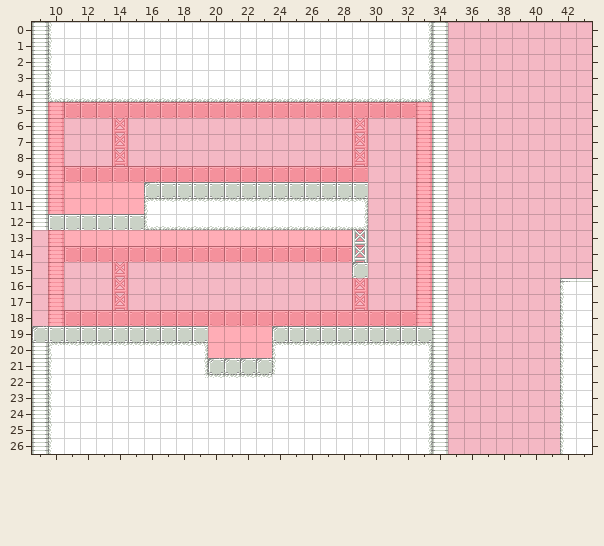
Tiled map (JSON), stored at public/assets/levels/punch.json. The picture above was drawn from the file before the commit.
Cells are 16x16 px. Shown: x 9..43, y 0..26.
After the commit:
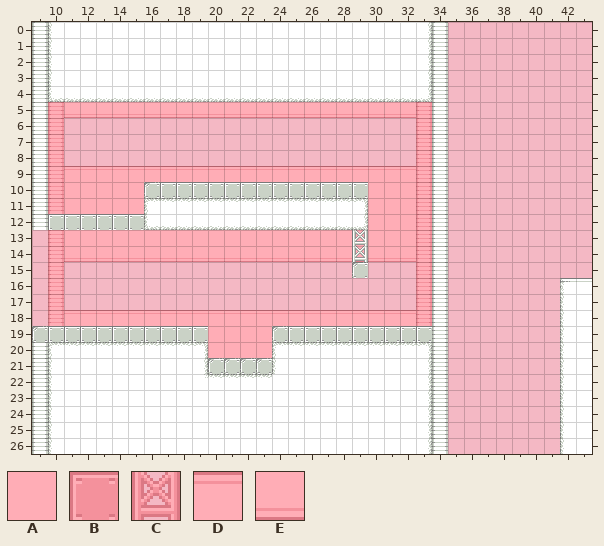
Key: from "bg-tileset": A 3, B 6, C 12, D 21, E 21 turned 180.
_ is an empty cell, . an unchanged one.
The exact change:
--- layer "Tile Layer 2"
@@ x 11..32 @@
- 5 BBBBBBBBBBBBBBBBBBBBBB
- 6 ...C..............C...
- 7 ...C..............C...
- 8 ...C..............C...
- 9 BBBBBBBBBBBBBBBBBBB___
+ 5 EEEEEEEEEEEEEEEEEEEEEE
+ 6 ..._.............._...
+ 7 ..._.............._...
+ 8 ..._.............._...
+ 9 DDDDDDDDDDDDDDDDDDDDDD
@@ x 11..32 @@
-13 ..................B...
-14 BBBBBBBBBBBBBBBBBBB___
-15 ...C..................
-16 ...C..............C...
-17 ...C..............C...
-18 BBBBBBBBBBBBBBBBBBBBBB
+13 ..................A...
+14 EEEEEEEEEEEEEEEEEEEEEE
+15 ..._..................
+16 ..._.............._...
+17 ..._.............._...
+18 DDDDDDDDDDDDDDDDDDDDDD
Boxes around the changes in both pictures, in picture pixels (x1, y1, x2, y2):
changed: (64, 102, 416, 182)
changed: (64, 230, 416, 326)
